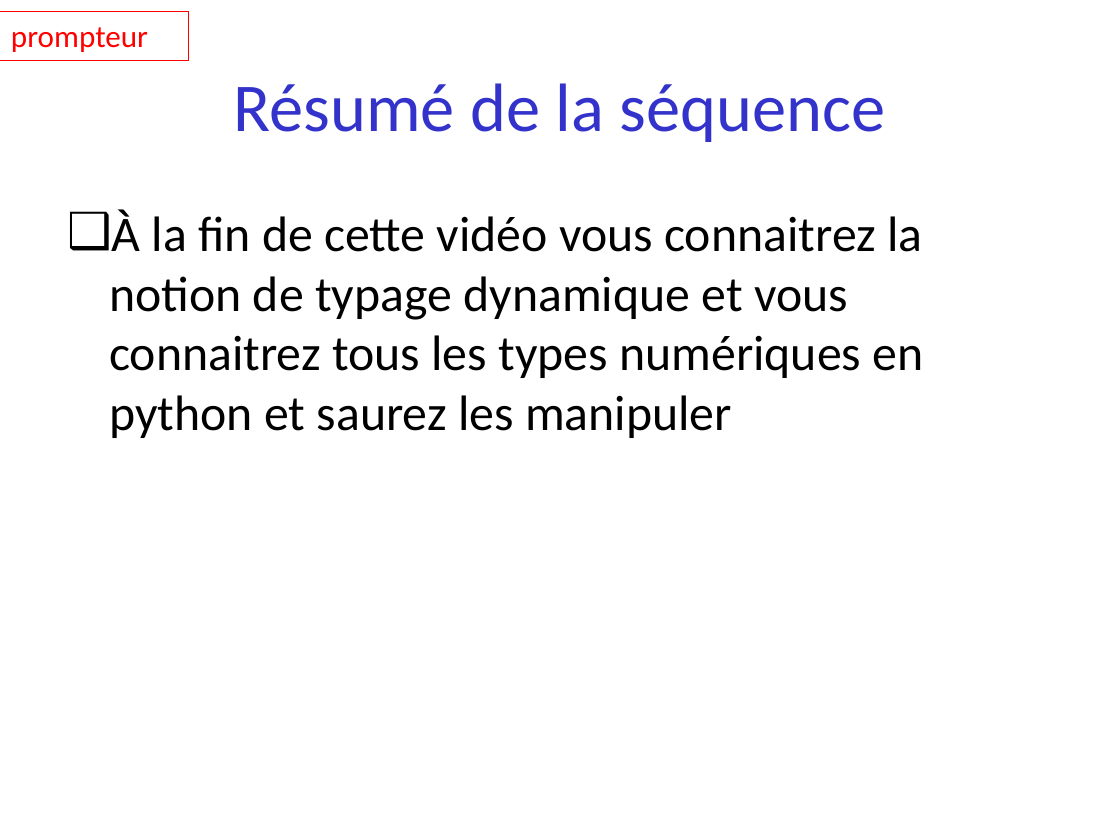
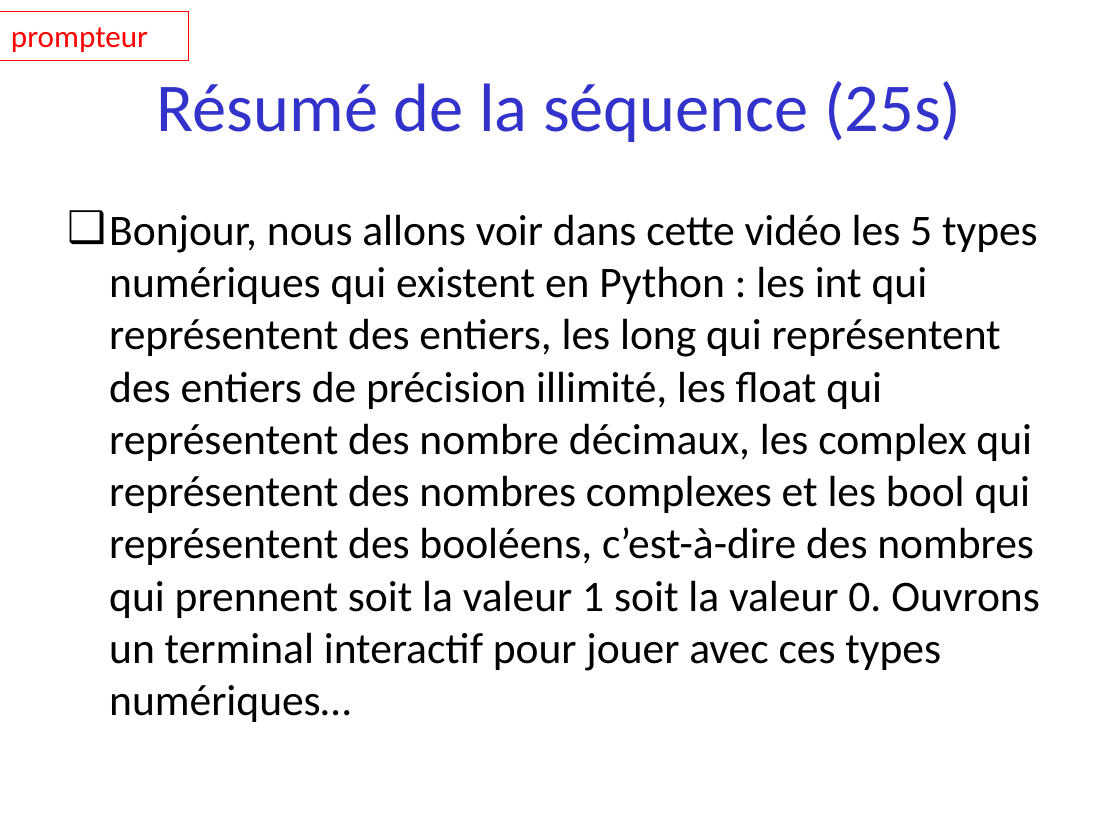
Before and after one commit to parmentelat/flotpython-archive, a slide deck: slide 1 of semaine2/semaine2-1.pptx (slide 2 before the commit). Drawn at 1120x840 pixels with LibreOffice and Linux fonts; fonts in the diff are those of the drawing. Boxes give left, top, right and bottom in pixels: in the first picture for what was removed or moved away, otherwise in the second. Text is boxed around its words. In the diff, an @@ line names an element or a change of style, - is before the commit and + after.

Commit message:
nouveau format des fichiers. J'utilise maintenant que des fichiers textes, sauf pour les slides à afficher

```diff
--- a/semaine2/semaine2-1.pptx
+++ b/semaine2/semaine2-1.pptx
@@ title at [157,81,962,142]: text changed @@
-Résumé de la séquence
+Résumé de la séquence (25s)
@@ text at [109,214,1040,722]: text changed; size 32 to 28 pt @@
-❑ À la fin de cette vidéo vous connaitrez la notion de typage dynamique et vous connaitrez tous les types numériques en python et saurez les manipuler
+❑ Bonjour, nous allons voir dans cette vidéo les 5 types numériques qui existent en Python : les int qui représentent des entiers, les long qui représentent des entiers de précision illimité, les float qui représentent des nombre décimaux, les complex qui représentent des nombres complexes et les bool qui représentent des booléens, c’est-à-dire des nombres qui prennent soit la valeur 1 soit la valeur 0. Ouvrons un terminal interactif pour jouer avec ces types numériques…
```
Also in this commit, not shown: 2 slides added, 5 slides removed, 14 other files.
